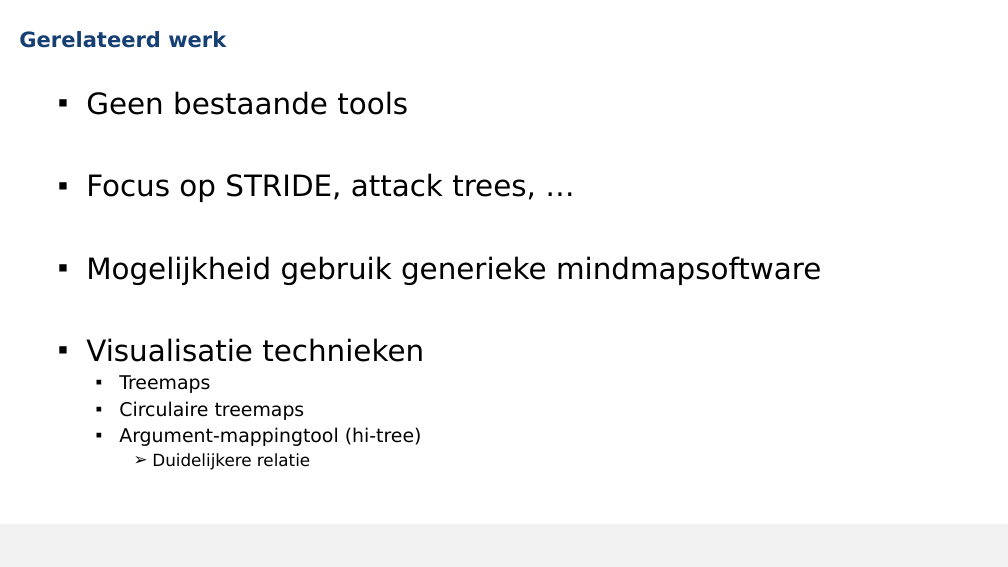
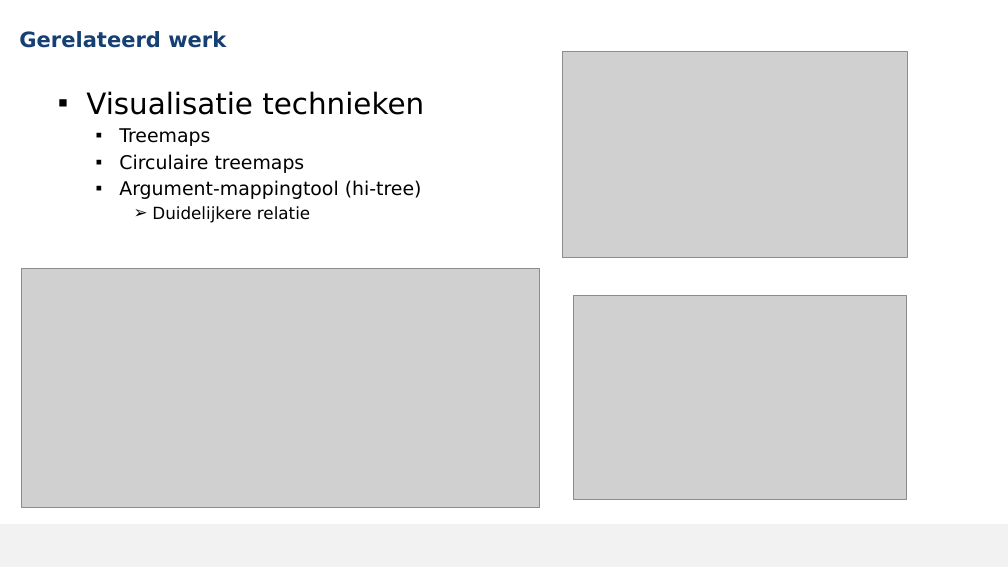
Before and after one commit to MikaG-1952764/masterproef, a slide deck: slide 9 of MP2526_Verdediging.pptx (slide 11 before the commit). Drawn at 1008x567 pixels with LibreOffice and Linux fonts; fonts in the diff are those of the drawing; grey boxes stand for pictures; background and template pictures are left out. Boxes give left, top, right and bottom in pixels: in the first picture for what was removed or moved away, otherwise in the second. Text is boxed around its words. In the diff, an @@ line names an element or a change of style, - is before the commit and + after.

```diff
--- a/MP2526_Verdediging.pptx
+++ b/MP2526_Verdediging.pptx
@@ picture added at (x1=563, y1=51, x2=908, y2=257) @@
@@ text at (x1=86, y1=91, x2=821, y2=285): paragraphs removed @@
-▪ Geen bestaande tools
-▪ Focus op STRIDE, attack trees, …
-▪ Mogelijkheid gebruik generieke mindmapsoftware
@@ picture added at (x1=22, y1=268, x2=540, y2=508) @@
@@ picture added at (x1=574, y1=296, x2=907, y2=500) @@
```
Also in this commit, not shown: 12 other slides changed, 6 slides added, 16 slides removed, 1 other file.
